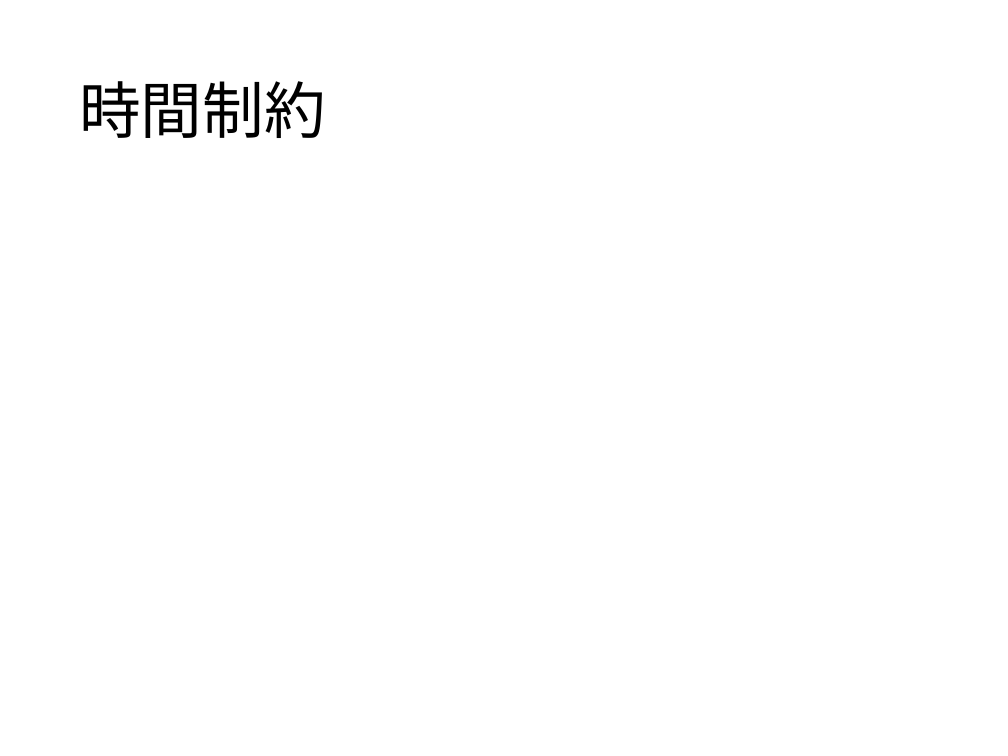
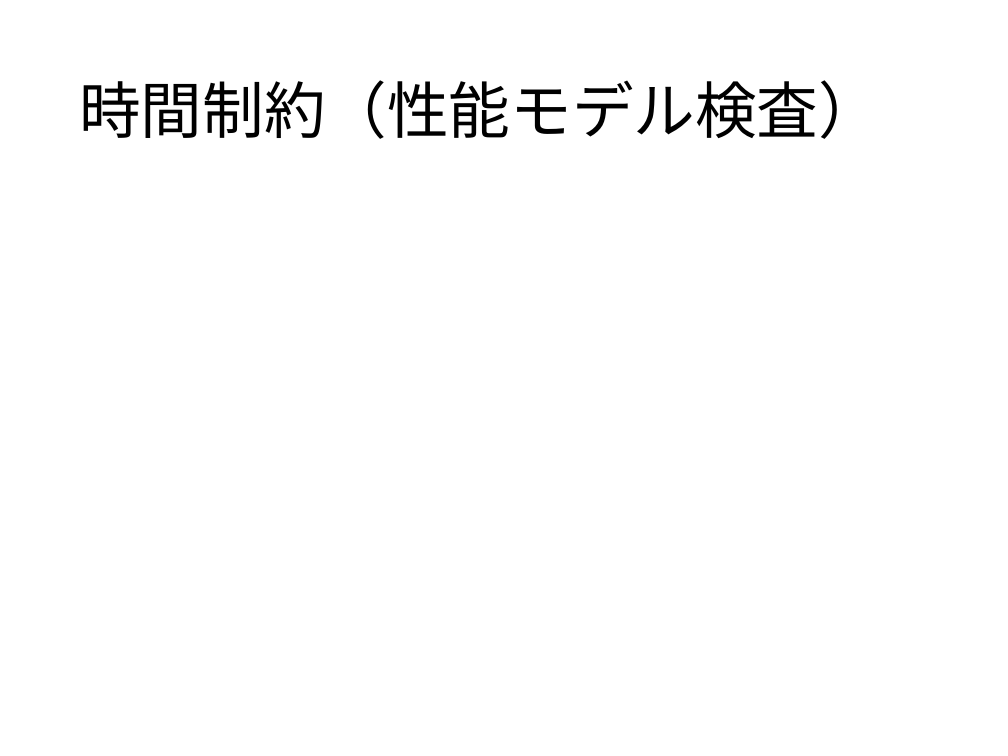
Before and after one commit to Sahara62/graduateResearch, a slide deck: slide 10 of GraduateSlide.pptx (slide 8 before the commit). Drawn at 1008x756 pixels with LibreOffice and Linux fonts; fonts in the diff are those of the drawing. Boxes give left, top, right and bottom in pixels: in the first picture for what was removed or moved away, otherwise in the second. Text is boxed around its words. In the diff, an @@ line names an element or a change of style, - is before the commit and + after.

```diff
--- a/GraduateSlide.pptx
+++ b/GraduateSlide.pptx
@@ title at box(79, 80, 880, 139): text changed @@
-時間制約
+時間制約（性能モデル検査）
```
Also in this commit, not shown: 5 other slides changed, 4 slides added, 1 slide removed, 3 other files.
